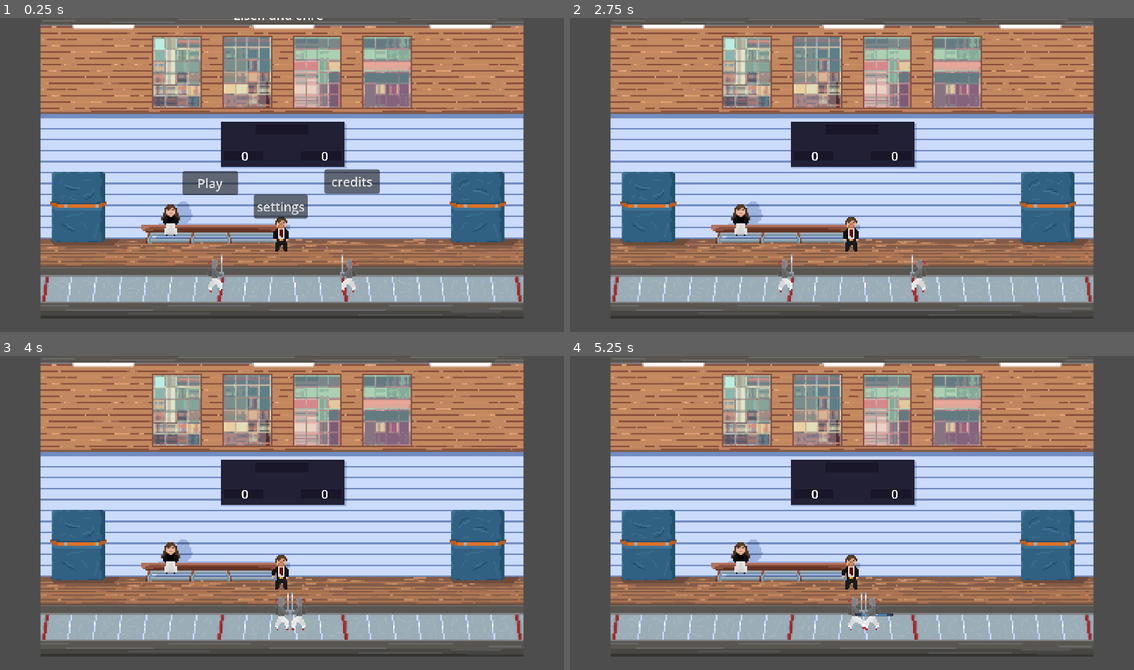
Above: before the commit, frames 1-4 (two rows, left to right).
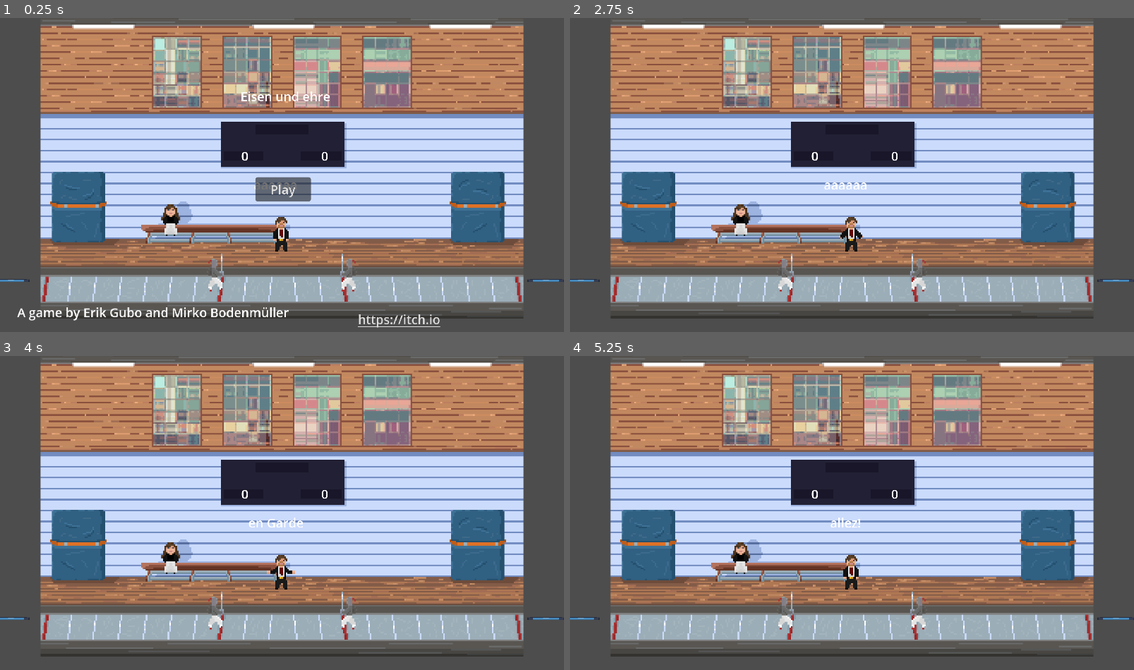
Above: after the commit, the same moments.

Repository: erikdervik/eisen-und-ehre
Game: Godot game, scene res://game.tscn
Two runs of this game, one before a commit and one after it. Both use one fixed random seed, a clock stepped at 60 frames per second and the inputs below. The engine's default icon, where the game draws it, is replaced by a stand-in: a white triangle on a blue panel in a dark square.
Inputs (mouse positions are in pixels of both pictures, inside the frame that each line leads up to):
- Up to frame 1 (0.25 s): no input
- Up to frame 2 (2.75 s): click (919, 181) at 0.5 s, where only the run before the commit has a clickable "credits"; click (852, 206) at 1.25 s, where only the run before the commit has a clickable "settings"; click "Play" at 2 s
- Up to frame 3 (4 s): tap Enter at 2.75 s; hold Left (p2_left) 2.78-3.53 s; hold D (p1_right) from 2.78 s (still down); tap Right (p2_right) at 3.6 s
- Up to frame 4 (5.25 s): tap Space at 4.25 s; release D (p1_right) at 4.28 s; hold A (p1_left) 4.28-5.03 s; hold Left (p2_left) 4.28-5.03 s; hold D (p1_right) from 5.03 s (still down); tap Right (p2_right) at 5.1 s

The runs differ from the first frame. In frame 1, 3.9% of the frame differs, in the area x 0-100%, y 0-99%; in frame 2, 0.3%; in frame 3, 0.8%; in frame 4, 0.8%.

Commit message:
hitboxen am ende und Spiel Pausiert anstatt timescale = 0

Diff:
--- a/game.gd
+++ b/game.gd
@@ -1,13 +1,21 @@
 extends Node2D
 
 var player = load("res://player.tscn")
-
-# Called when the node enters the scene tree for the first time.
-
-
 @onready var audio_player: AudioStreamPlayer = $AudioStreamPlayer
 @export var hit_sounds: Array[AudioStream] = []
 @export var parry_sounds: Array[AudioStream] = []
+var judge_state = ""
+var p1
+var p2
+var prioTimeLooser  = {"p1":0,"p2":0}
+var priority = {"p1":1, "p2":1}
+var freeze_priority = false
+var end_timer = 0.0
+var hasHit = {"p1":false,"p2":false}
+var scores = {"p1":0,"p2":0, "simultan" : 0}
+var winner
+var startpos1 = Vector2(-72,265)
+var startpos2 = Vector2(72,265)
 
 func play_sound(sound):
 	if hit_sounds.is_empty():
@@ -19,29 +27,18 @@
 
 	audio_player.play()
 
-var judge_state = ""
-var p1
-var p2
-var prioTimeLooser  = {"p1":0,"p2":0}
-var priority = {"p1":1, "p2":1}
-var freeze_priority = false
-var end_timer = 0.0
-var hasHit = {"p1":false,"p2":false}
-var scores = {"p1":0,"p2":0, "simultan" : 0}
-var winner
-var startpos1 = Vector2(-72,300)
-var startpos2 = Vector2(72,300)
-
-func _on_hit(p, parries):
+func _on_hit(p, parries, sound):
 	if parries == false:
-		play_sound(hit_sounds)
+		if sound:
+			play_sound(hit_sounds)
 
 		hasHit[p] = true
 		if end_timer == 0.0:
 			freeze_priority = true
 			end_timer = 1.0
 	else:
-		play_sound(parry_sounds)
+		if sound:
+			play_sound(parry_sounds)
 
 func eval_winner():
 	if hasHit["p1"] and not hasHit["p2"]:
@@ -102,7 +99,7 @@
 
 	match judge_state:
 		"start":
-			$judge.play("StellungFertigLos")
+			pass
 		"p1":
 			$judge.play("Angriffsrecht(links)")
 		"p2":
@@ -119,13 +116,17 @@
 			$judge.play("Idle")
 	# Set label
 	# change Animations
+
 func start():
-	get_tree().create_timer(2.0,true,false,true).timeout.connect(func(): $judge_speak.text = "en Garde")
-	get_tree().create_timer(2.5,true,false,true).timeout.connect(func(): $judge_speak.text = "pret")
+	judge_state="start"
+	$judge.play("StellungFertigLos")
+	#Engine.time_scale = 1
+	#get_tree().paused = false
+	get_tree().create_timer(1.0,true,false,true).timeout.connect(func(): $judge_speak.text =  "en Garde")
+	get_tree().create_timer(2.0,true,false,true).timeout.connect(func(): $judge_speak.text = "pret")
 	get_tree().create_timer(3.0,true,false,true).timeout.connect(func(): $judge_speak.text = "allez!")
-	get_tree().create_timer(4.0,true,false,true).timeout.connect(func(): $judge_speak.text = "")
-	get_tree().create_timer(2.0,true,false,true).timeout.connect(func(): judge_state="start")
-	get_tree().create_timer(3.0,true,false,true).timeout.connect(func(): Engine.time_scale = 1)
+	get_tree().create_timer(4.0,true,false,true).timeout.connect(func(): get_tree().paused = false)
+	get_tree().create_timer(6.0,true,false,true).timeout.connect(func(): $judge_speak.text = "")
 	get_tree().create_timer(6.0,true,false,true).timeout.connect(func(): judge_state = "eq")
 
 func _process(delta: float) -> void:
@@ -134,7 +135,8 @@
 	if end_timer < 0.0:
 		judge_state = "STOP"
 		winner = eval_winner()
-		Engine.time_scale = 0
+		#Engine.time_scale = 0
+		get_tree().paused = true
 		get_tree().create_timer(1.0,true,false,true).timeout.connect(func(): judge_state = winner+"point")
 		get_tree().create_timer(4.0,true,false,true).timeout.connect(func(): modifyScoreboard(winner))
 		get_tree().create_timer(5.0,true,false,true).timeout.connect(reset)
@@ -166,11 +168,20 @@
 		_: return ""
 
 func _player_action(p, action):
-	if action == "back":
-		priority[p] = -1
-	if action == "forward" and priority[other(p)] <= 0:
-		priority[p] = 1
-	if action == "lunge":
-		prioTimeLooser[p] = 0.5 if prioTimeLooser[p] == 0.0 else prioTimeLooser[p]
-	if action == "attack":
-		prioTimeLooser[p] = 0.5 if prioTimeLooser[p] == 0.0 else prioTimeLooser[p]
+	if get_tree().paused == false:
+		if action == "back":
+			priority[p] = -1
+		if action == "forward" and priority[other(p)] <= 0:
+			priority[p] = 1
+		if action == "lunge":
+			prioTimeLooser[p] = 0.5 if prioTimeLooser[p] == 0.0 else prioTimeLooser[p]
+		if action == "attack":
+			prioTimeLooser[p] = 0.5 if prioTimeLooser[p] == 0.0 else prioTimeLooser[p]
+
+func _on_main_ui_start() -> void:
+	reset()
+	print("yay")
+	scores = {"p1":0,"p2":0, "simultan" : 0}
+	$scoreP1.text = str(scores["p1"])
+	$scoreP2.text = str(scores["p2"])
+	start()
--- a/game.tscn
+++ b/game.tscn
@@ -37,6 +37,7 @@
 [ext_resource type="AudioStream" uid="uid://bfktnrya5aagh" path="res://assets/sounds/parry/parry-15.mp3" id="34_avmo2"]
 [ext_resource type="PackedScene" uid="uid://uhkw8ibv7ur7" path="res://main_ui.tscn" id="36_aa0lp"]
 [ext_resource type="Texture2D" uid="uid://dair51oc7hgui" path="res://assets/sprites/background/background.png" id="37_iu0sx"]
+[ext_resource type="PackedScene" uid="uid://3mi7rplbhil8" path="res://hit.tscn" id="38_4v2jo"]
 
 [sub_resource type="WorldBoundaryShape2D" id="WorldBoundaryShape2D_e2o6t"]
 distance = -278.0
@@ -65,14 +66,6 @@
 atlas = ExtResource("2_e2o6t")
 region = Rect2(0, 242, 44, 22)
 
-[sub_resource type="AtlasTexture" id="AtlasTexture_vef74"]
-atlas = ExtResource("2_e2o6t")
-region = Rect2(0, 22, 44, 22)
-
-[sub_resource type="AtlasTexture" id="AtlasTexture_hve3p"]
-atlas = ExtResource("2_e2o6t")
-region = Rect2(44, 22, 44, 22)
-
 [sub_resource type="AtlasTexture" id="AtlasTexture_mfdv2"]
 atlas = ExtResource("2_e2o6t")
 region = Rect2(88, 22, 44, 22)
@@ -148,26 +141,6 @@
 [sub_resource type="AtlasTexture" id="AtlasTexture_bnpwn"]
 atlas = ExtResource("2_e2o6t")
 region = Rect2(880, 22, 44, 22)
-
-[sub_resource type="AtlasTexture" id="AtlasTexture_36jdj"]
-atlas = ExtResource("2_e2o6t")
-region = Rect2(924, 22, 44, 22)
-
-[sub_resource type="AtlasTexture" id="AtlasTexture_xfvwf"]
-atlas = ExtResource("2_e2o6t")
-region = Rect2(968, 22, 44, 22)
-
-[sub_resource type="AtlasTexture" id="AtlasTexture_dhpj7"]
-atlas = ExtResource("2_e2o6t")
-region = Rect2(1012, 22, 44, 22)
-
-[sub_resource type="AtlasTexture" id="AtlasTexture_7knny"]
-atlas = ExtResource("2_e2o6t")
-region = Rect2(1056, 22, 44, 22)
-
-[sub_resource type="AtlasTexture" id="AtlasTexture_082n1"]
-atlas = ExtResource("2_e2o6t")
-region = Rect2(1100, 22, 44, 22)
 
 [sub_resource type="AtlasTexture" id="AtlasTexture_xex6t"]
 atlas = ExtResource("2_e2o6t")
@@ -235,21 +208,15 @@
 "duration": 1.0,
 "texture": SubResource("AtlasTexture_j5wjh")
 }],
-"loop": true,
+"loop": false,
 "name": &"Simultanees",
 "speed": 5.0
 }, {
 "frames": [{
-"duration": 1.0,
-"texture": SubResource("AtlasTexture_vef74")
-}, {
-"duration": 1.0,
-"texture": SubResource("AtlasTexture_hve3p")
-}, {
-"duration": 1.0,
+"duration": 6.0,
 "texture": SubResource("AtlasTexture_mfdv2")
 }, {
-"duration": 1.0,
+"duration": 4.0,
 "texture": SubResource("AtlasTexture_iotsf")
 }, {
 "duration": 1.0,
@@ -300,23 +267,8 @@
 "duration": 1.0,
 "texture": SubResource("AtlasTexture_5b14r")
 }, {
-"duration": 1.0,
+"duration": 2.0,
 "texture": SubResource("AtlasTexture_bnpwn")
-}, {
-"duration": 1.0,
-"texture": SubResource("AtlasTexture_36jdj")
-}, {
-"duration": 1.0,
-"texture": SubResource("AtlasTexture_xfvwf")
-}, {
-"duration": 1.0,
-"texture": SubResource("AtlasTexture_dhpj7")
-}, {
-"duration": 1.0,
-"texture": SubResource("AtlasTexture_7knny")
-}, {
-"duration": 1.0,
-"texture": SubResource("AtlasTexture_082n1")
 }],
 "loop": false,
 "name": &"StellungFertigLos",
@@ -342,7 +294,7 @@
 "duration": 1.0,
 "texture": SubResource("AtlasTexture_iu0sx")
 }],
-"loop": true,
+"loop": false,
 "name": &"halt",
 "speed": 5.0
 }, {
@@ -350,7 +302,7 @@
 "duration": 1.0,
 "texture": SubResource("AtlasTexture_4v2jo")
 }],
-"loop": true,
+"loop": false,
 "name": &"konterattacke(links)",
 "speed": 5.0
 }, {
@@ -358,7 +310,7 @@
 "duration": 1.0,
 "texture": SubResource("AtlasTexture_l1i01")
 }],
-"loop": true,
+"loop": false,
 "name": &"konterattacke(rechts)",
 "speed": 5.0
 }]
@@ -393,17 +345,19 @@
 text = "0"
 
 [node name="judge" type="AnimatedSprite2D" parent="."]
+process_mode = 3
 position = Vector2(-1, 204)
 scale = Vector2(2, 2)
 sprite_frames = SubResource("SpriteFrames_r62pu")
-animation = &"konterattacke(links)"
+animation = &"StellungFertigLos"
 
 [node name="judge_speak" type="RichTextLabel" parent="."]
-offset_left = -21.0
-offset_top = -135.0
-offset_right = 130.0
-offset_bottom = -64.0
+offset_left = -83.0
+offset_top = 105.0
+offset_right = 68.0
+offset_bottom = 176.0
 bbcode_enabled = true
+text = "aaaaaa"
 horizontal_alignment = 1
 vertical_alignment = 1
 
@@ -417,3 +371,19 @@
 position = Vector2(0, 114)
 scale = Vector2(2, 2)
 texture = ExtResource("37_iu0sx")
+
+[node name="End1" parent="." instance=ExtResource("38_4v2jo")]
+position = Vector2(-357, 271)
+permanent = true
+player = "p2"
+sound = false
+
+[node name="End2" parent="." instance=ExtResource("38_4v2jo")]
+position = Vector2(326, 271)
+permanent = true
+player = "p1"
+sound = false
+
+[connection signal="start" from="MainUI" to="." method="_on_main_ui_start"]
+[connection signal="hit" from="End1" to="." method="_on_hit"]
+[connection signal="hit" from="End2" to="." method="_on_hit"]
--- a/hit.gd
+++ b/hit.gd
@@ -1,20 +1,23 @@
 extends Area2D
 
-signal hit(player, parries)
+signal hit(player, parries, sound)
 var lifetime = 0
-var player = ""
+@export var permanent = false
+@export var player = ""
+@export var sound = true
 func _ready() -> void:
 	pass
 
 func _process(delta: float) -> void:
-	lifetime -= delta
+	if not permanent:
+		lifetime -= delta
 	if lifetime < 0:
 		self.queue_free()
 
 func _on_area_entered(area: Area2D) -> void:
 	if area.is_in_group("p1"):
 		if player != "p1":
-			emit_signal("hit","p1", area.is_in_group("parries"))
+			emit_signal("hit","p1", area.is_in_group("parries"),sound)
 	if area.is_in_group("p2"):
 		if player != "p2":
-			emit_signal("hit","p2", area.is_in_group("parries"))
+			emit_signal("hit","p2", area.is_in_group("parries"),sound)
--- a/main_ui.gd
+++ b/main_ui.gd
@@ -9,9 +9,9 @@
 
 # Called every frame. 'delta' is the elapsed time since the previous frame.
 func _process(delta: float) -> void:
-	print("PROCESS")
 	if is_active:
-		Engine.time_scale = 0
+		#Engine.time_scale = 0
+		get_tree().paused = true
 		visible = true
 	else:
 		if Input.is_action_just_pressed("escape"):
@@ -19,9 +19,6 @@
 
 
 func _on_play_button_down() -> void:
-	#CALLE DIE STARTFUNKTION ANSTATT EINFACH LOSZUMACHEN
-	Engine.time_scale = 1
-	print("YOY")
 	is_active = false
 	visible = false
 	emit_signal("start")
--- a/main_ui.tscn
+++ b/main_ui.tscn
@@ -8,9 +8,8 @@
 anchors_preset = 15
 anchor_right = 1.0
 anchor_bottom = 1.0
-offset_left = -2.0
-offset_top = 2.0
-offset_right = -2.0
+offset_left = -600.0
+offset_right = -552.0
 offset_bottom = 2.0
 grow_horizontal = 2
 grow_vertical = 2
@@ -18,55 +17,34 @@
 
 [node name="RichTextLabel" type="RichTextLabel" parent="."]
 layout_mode = 0
-offset_left = -60.0
-offset_top = -90.0
-offset_right = 69.0
-offset_bottom = -63.0
+offset_left = 547.0
+offset_top = 16.0
+offset_right = 676.0
+offset_bottom = 43.0
 text = "Eisen und ehre"
 
 [node name="play" type="Button" parent="."]
 layout_mode = 0
-offset_left = -125.0
-offset_top = 121.0
-offset_right = -54.0
-offset_bottom = 152.0
+offset_left = 566.0
+offset_top = 131.0
+offset_right = 637.0
+offset_bottom = 162.0
 text = "Play"
-
-[node name="credits" type="Button" parent="."]
-layout_mode = 0
-offset_left = 56.0
-offset_top = 119.0
-offset_right = 127.0
-offset_bottom = 150.0
-text = "credits
-"
-
-[node name="settings" type="Button" parent="."]
-layout_mode = 0
-offset_left = -34.0
-offset_top = 151.0
-offset_right = 35.0
-offset_bottom = 182.0
-text = "settings
-"
 
 [node name="LinkButton" type="LinkButton" parent="."]
 layout_mode = 0
-offset_left = 890.0
-offset_top = 623.0
-offset_right = 995.0
-offset_bottom = 647.0
+offset_left = 697.0
+offset_top = 301.0
+offset_right = 802.0
+offset_bottom = 325.0
 text = "https://itch.io"
 
-[node name="RichTextLabel2" type="RichTextLabel" parent="."]
-layout_mode = 1
-anchors_preset = -1
-anchor_right = 0.246
-anchor_bottom = 0.71500003
-offset_left = 339.0
-offset_top = 622.0
-offset_right = 474.608
-offset_bottom = 183.68
+[node name="RichTextLabel3" type="RichTextLabel" parent="."]
+layout_mode = 0
+offset_left = 262.0
+offset_top = 292.0
+offset_right = 676.0
+offset_bottom = 351.0
 text = "A game by Erik Gubo and Mirko Bodenmüller"
 
 [connection signal="button_down" from="play" to="." method="_on_play_button_down"]
--- a/player.tscn
+++ b/player.tscn
@@ -380,6 +380,7 @@
 }]
 
 [node name="Fechter" type="CharacterBody2D"]
+process_mode = 1
 script = ExtResource("1_onrkg")
 
 [node name="Area2D" type="Area2D" parent="."]
Not shown: 1 places in game.tscn that only renumber resources
